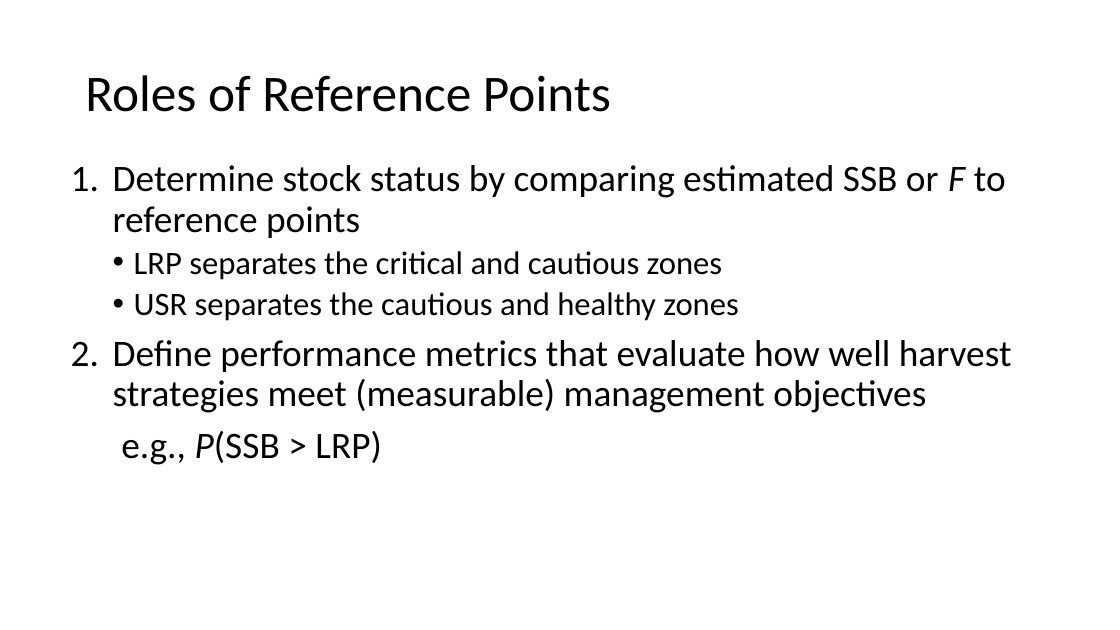
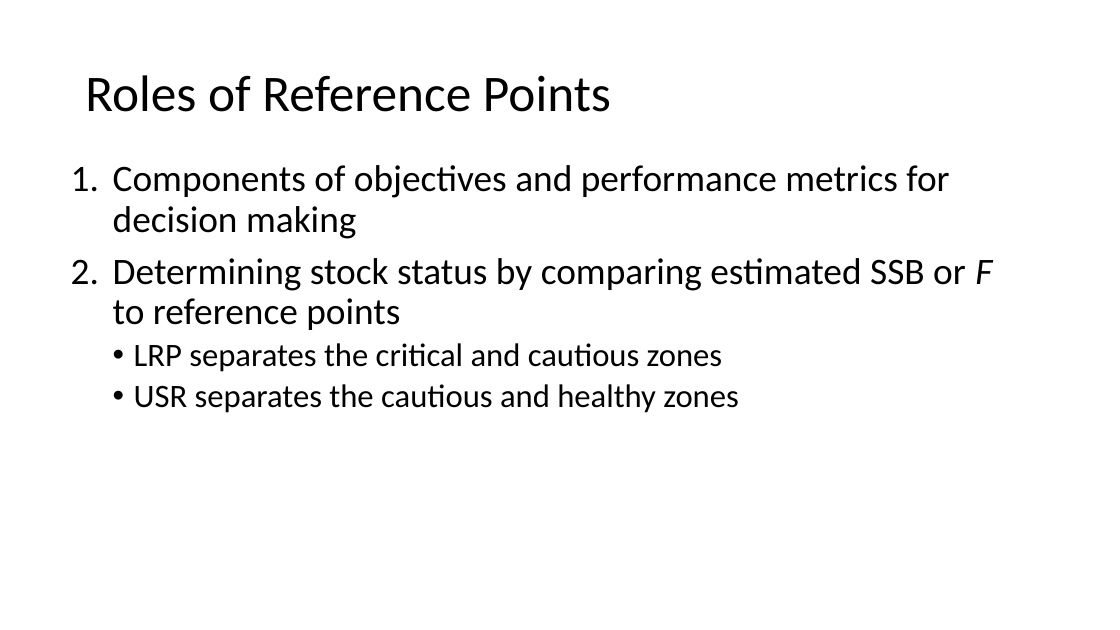
Before and after one commit to TESA-workshops/Ref-Pt-101, a slide deck: slide 14 of RefPt101_draft+rf.pptx (slide 11 before the commit). Drawn at 1120x630 pixels with LibreOffice and Linux fonts; fonts in the diff are those of the drawing. Boxes give left, top, right and bottom in pixels: in the first picture for what was removed or moved away, otherwise in the second. Text is boxed around its words. In the diff, an @@ line names an element or a change of style, - is before the commit and + after.

```diff
--- a/RefPt101_draft+rf.pptx
+++ b/RefPt101_draft+rf.pptx
@@ text at (113, 165, 992, 330): text changed @@
-1. Determine stock status by comparing estimated SSB or F to reference points
+1. Components of objectives and performance metrics for decision making
+2. Determining stock status by comparing estimated SSB or F to reference points
@@ text at (113, 340, 1012, 465): paragraphs removed @@
-2. Define performance metrics that evaluate how well harvest strategies meet (measurable) management objectives
-e.g., P(SSB > LRP)
```
Also in this commit, not shown: 15 other slides changed, 12 slides added, 1 slide removed.
